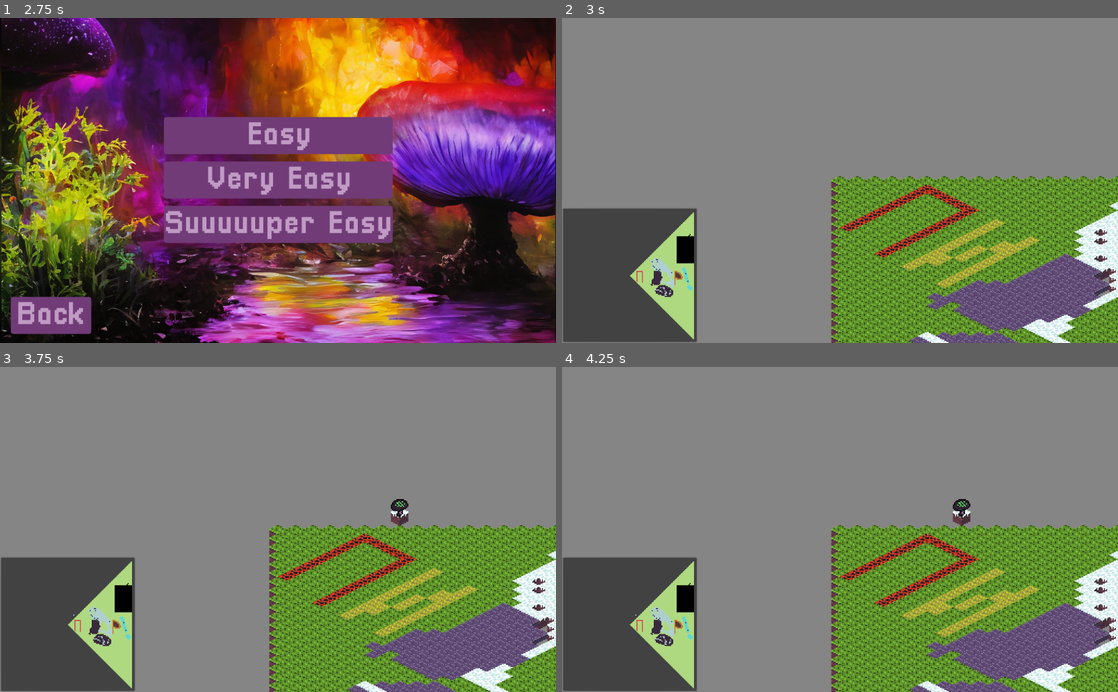
Above: before the commit, frames 1-4 (two rows, left to right).
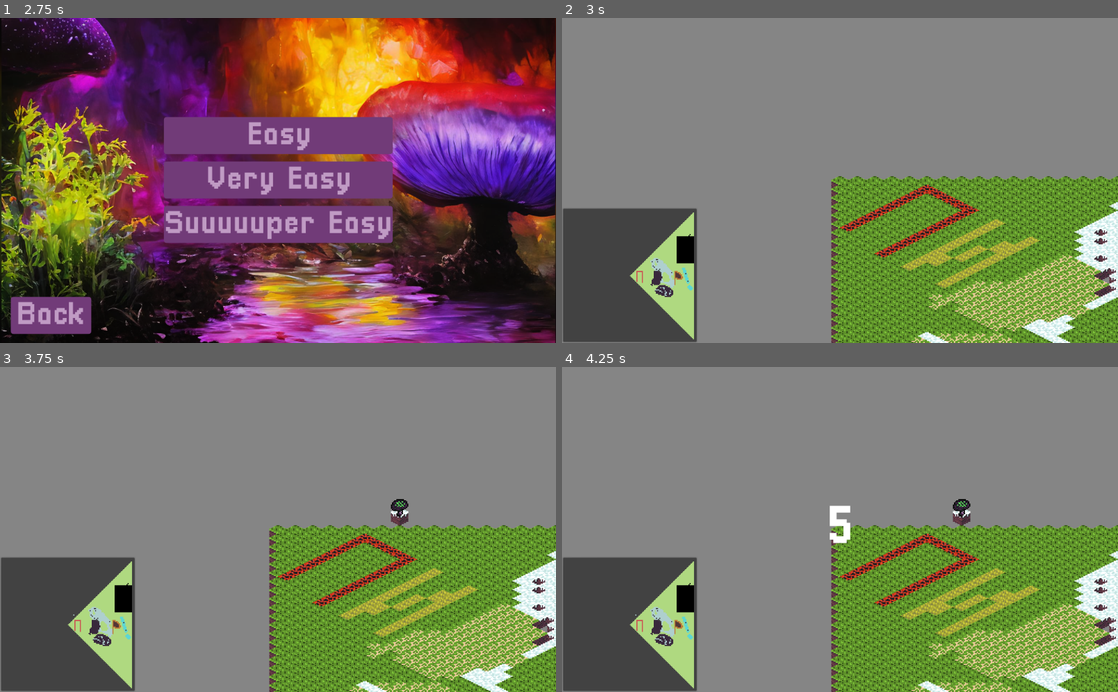
Above: after the commit, the same moments.

Repository: Ducklings-Studio/GGJ-2023
Game: Godot game, scene res://Scenes/Menu.tscn
Two runs of this game, one before a commit and one after it. Both use one fixed random seed, a clock stepped at 60 frames per second and the inputs below.
Inputs (mouse positions are in pixels of both pictures, inside the frame that each line leads up to):
- Up to frame 1 (2.75 s): click "Play" at 0.5 s; click "Back" at 1.25 s; click "Play" at 2 s
- Up to frame 2 (3 s): click "Easy" at 2.75 s
- Up to frame 3 (3.75 s): tap Enter at 3.5 s; move the mouse to (400, 513) at 3.52 s; hold Right (ui_right) from 3.53 s (still down); hold Ctrl from 3.53 s (still down); click (400, 513) at 3.67 s
- Up to frame 4 (4.25 s): keep holding Right (ui_right); keep holding Ctrl

Frame 1 is identical in both runs. In frame 2, 4.5% of the frame differs, in the area x 62-99%, y 72-100%; in frame 3, 4.5%; in frame 4, 4.8%, in the area x 48-99%, y 42-100%.

Commit message:
big sheep

Diff:
--- a/Scenes/Settings.tscn
+++ b/Scenes/Settings.tscn
@@ -19,7 +19,7 @@
 bg_color = Color( 0, 0, 0, 0.392157 )
 
 [sub_resource type="StyleBoxFlat" id=4]
-bg_color = Color( 0, 0, 0, 0.392157 )
+bg_color = Color( 0, 0, 0, 0.588235 )
 
 [node name="Settings" type="Control"]
 anchor_right = 1.0
--- a/Scripts/Chill_Beach.gd
+++ b/Scripts/Chill_Beach.gd
@@ -1,4 +1,6 @@
 extends Node2D
+
+var WaitingTimer = Timer.new();
 
 var is_blocking = true
 
@@ -11,8 +13,17 @@
 
 var greenMushroom = preload("res://Scenes/Mushrooms/Green.tscn")
 
+#func StartAudio():
+#	 AudioManager.set_music("res://Assets/Audio/MatchSound.ogg")
+
 func _ready():
-	AudioManager.set_music("res://Assets/Audio/MatchSound1.ogg")
+	#AudioManager.audio_vol = 0;
+	#WaitingTimer.connect("timeout", self, "StartAudio")
+	#WaitingTimer.wait_time = 2;
+	#WaitingTimer.start()
+
+	AudioManager.set_music("res://Assets/Audio/MatchSound.ogg")
+
 
 func _input(event):
 	if event is InputEventMouseButton:
@@ -24,6 +35,4 @@
 	var positionX = floor(x/width+0.5)
 	var positionY = floor(y/height+0.5)
 	mushroom.position = Vector2(XError+positionX*width/2, YError+positionY*height/2)
-	print(floor(x/width+0.5), " ", floor(y/height+0.5))
-	print(floor(x/width+0.5)*width, " ", floor(y/height+0.5)*height)
 	add_child(mushroom)
--- a/Scripts/Game.gd
+++ b/Scripts/Game.gd
@@ -5,7 +5,7 @@
 var is_blocking = true
 
 func _ready():
-	AudioManager.set_music("res://Assets/Audio/MatchSound1.ogg")
+	AudioManager.set_music("res://Assets/Audio/MatchSound.ogg")
 
 
 func _input(event):
--- a/Scripts/HUD.gd
+++ b/Scripts/HUD.gd
@@ -4,31 +4,28 @@
 var iterator = 0
 
 const audios = [
-	"res://Assets/Audio/Effects/prepare_yourself.ogg",
-	"res://Assets/Audio/Effects/CountSimple.wav",
 	"res://Assets/Audio/Effects/CountSimple.wav",
 	"res://Assets/Audio/Effects/CountSimple.wav",
 	"res://Assets/Audio/Effects/CountSimple.wav",
 	"res://Assets/Audio/Effects/CountSimple.wav",
 	"res://Assets/Audio/Effects/CountFinal.wav",
-	"res://Assets/Audio/Effects/fight.ogg",
+	"res://Assets/Audio/Effects/Fight.wav"
 ]
 
 const labels = [
-	"",
 	"5",
 	"4",
 	"3",
 	"2",
 	"1",
 	"Start!",
-	"",
 ]
 
 
 func _ready():
 	assert (len(labels) == len(audios))
 
+	AudioManager.play("res://Assets/Audio/Effects/PrepareYourself.wav")
 	start_timer.connect("timeout", self, "count")
 	start_timer.wait_time = 1
 	add_child(start_timer)
@@ -45,7 +42,6 @@
 		remove_child(start_timer)
 		$"..".is_blocking = false
 
-
 func show_label(text, duration):
 	$Label.set_text(text)
 	$Label.set_visible(true)
--- a/Scripts/Menu.gd
+++ b/Scripts/Menu.gd
@@ -2,7 +2,7 @@
 
 
 func _ready():
-	AudioManager.set_music("res://Assets/Audio/MenuSound1.ogg")
+	AudioManager.set_music("res://Assets/Audio/MenuSound.ogg")
 
 
 func _on_Play_pressed():
--- a/Scripts/Settings.gd
+++ b/Scripts/Settings.gd
@@ -1,5 +1,9 @@
 extends Control
 
+const SOUND_STEP = 1; # dB by one value on slider
+const SOUND_BASE = 5; # basic dB
+
+var valueTemp =  SOUND_BASE / SOUND_STEP;
 
 func _on_Back_pressed():
 	self.set_visible(false)
@@ -11,5 +15,7 @@
 
 
 func _on_MusicSlider_value_changed(value):
-	AudioManager.music_vol = -3*value
+	var diff =  valueTemp - value;
+	AudioManager.music_vol += SOUND_STEP * diff;
+	valueTemp = value;
 	AudioManager.set_volume()
--- a/Scripts/audio_manager.gd
+++ b/Scripts/audio_manager.gd
@@ -9,7 +9,7 @@
 var audio_vol
 
 func _ready():
-	music_vol = -15
+	music_vol = 0
 	audio_vol = 0
 	music = AudioStreamPlayer.new()
 	add_child(music)
Not shown, removed: Assets/Audio/Effects/1.ogg.import
Not shown, removed: Assets/Audio/Effects/2.ogg.import
Not shown, removed: Assets/Audio/Effects/3.ogg.import
Not shown, removed: Assets/Audio/Effects/4.ogg.import
Not shown, removed: Assets/Audio/Effects/5.ogg.import
Not shown, added: Assets/Audio/Effects/Begin.wav.import
Not shown, added: Assets/Audio/Effects/Fight.wav.import
Not shown, removed: Assets/Audio/Effects/MenuButton.mp3.import
Not shown, changed: Assets/Audio/Effects/MenuButton.wav.import
Not shown, changed: Assets/Audio/Effects/PlantGrowth.wav.import
Not shown, added: Assets/Audio/Effects/PrepareYourself.wav.import
Not shown, removed: Assets/Audio/Effects/begin.ogg.import
(and 32 more such lines)
